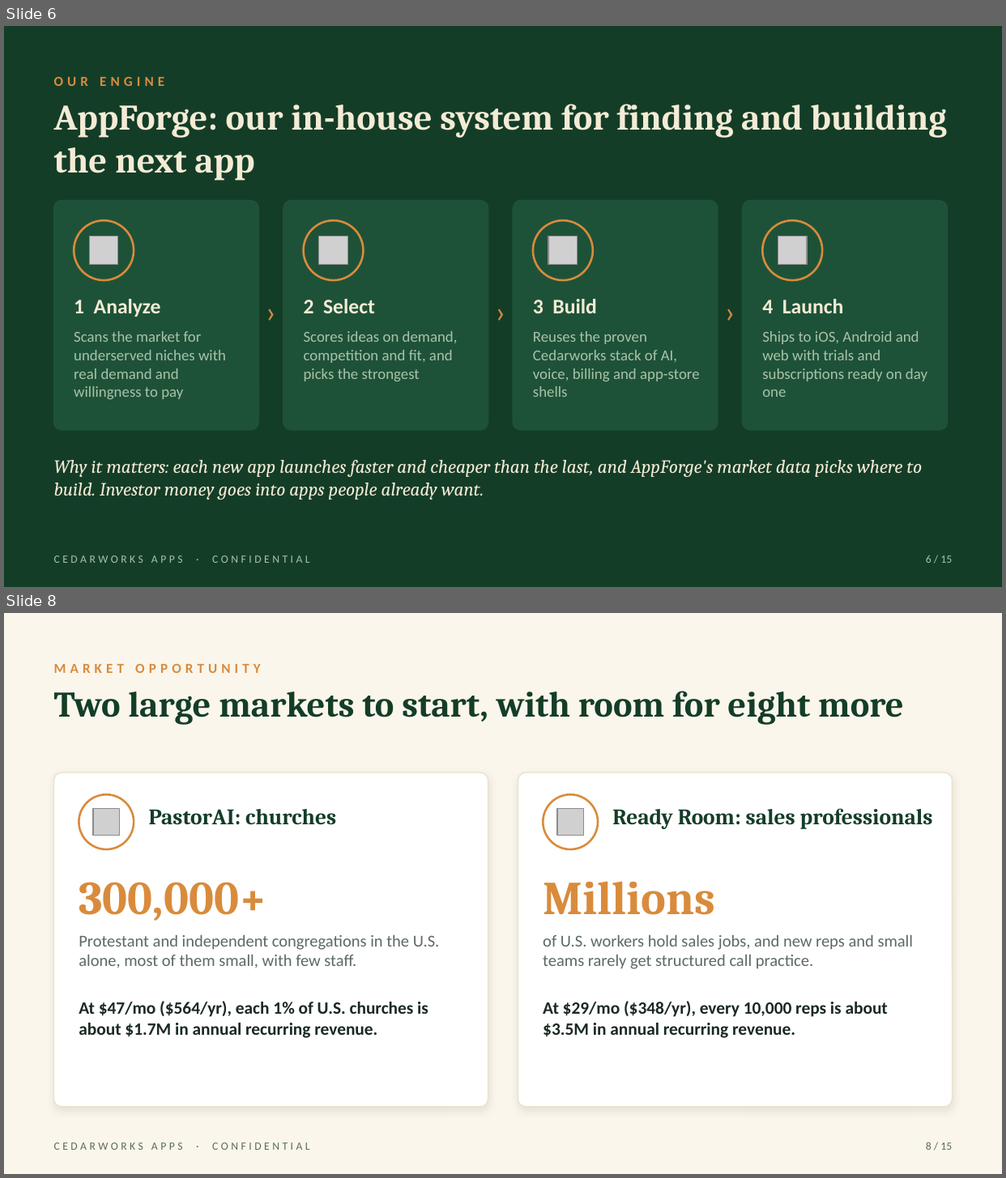
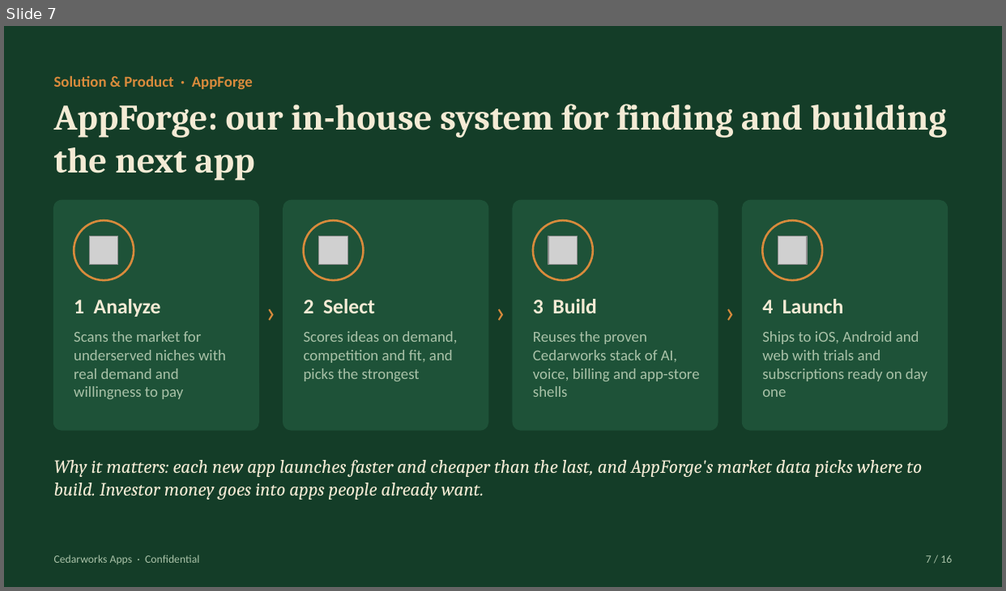
Before and after one commit to Pastorai1/Cedarworksapps, a slide deck: pitch-deck/Cedarworks-Apps-Pitch-Deck.pptx. Shown one above the other, each under a label of ours: slides 6 and 8 before the commit, slide 7 after it; the slides between them are not shown. The pictures are 1006x1178 and 1006x591 pixels, drawn with LibreOffice and Linux fonts; fonts in the diff are those of the drawing; grey boxes stand for pictures. Boxes give left, top, right and bottom in pixels: in the first picture for what was removed or moved away, otherwise in the second. Text is boxed around its words. In the diff, an @@ line names an element or a change of style, - is before the commit and + after.

```diff
--- a/pitch-deck/Cedarworks-Apps-Pitch-Deck.pptx
+++ b/pitch-deck/Cedarworks-Apps-Pitch-Deck.pptx
@@ slide 8 removed at [4,613,1002,1174], background #FAF6EC @@
@@ text removed at [54,664,261,673] @@
-MARKET OPPORTUNITY
@@ text removed at [54,691,904,725] @@
-Two large markets to start, with room for eight more
@@ rounded rectangle removed at [54,773,488,1107] @@
@@ rounded rectangle removed at [518,773,952,1107] @@
@@ ellipse removed at [79,794,134,850] @@
@@ ellipse removed at [543,794,598,850] @@
@@ picture removed at [93,808,119,835] @@
@@ text removed at [149,809,336,825] @@
-PastorAI: churches
@@ picture removed at [557,808,583,835] @@
@@ text removed at [612,808,933,829] @@
-Ready Room: sales professionals
@@ text removed at [79,882,266,921] @@
-300,000+
@@ text removed at [543,881,715,915] @@
-Millions
@@ text removed at [79,935,440,969] @@
-Protestant and independent congregations in the U.S. alone, most of them small, with few staff.
@@ text removed at [543,935,914,969] @@
-of U.S. workers hold sales jobs, and new reps and small teams rarely get structured call practice.
@@ text removed at [79,1001,428,1038] @@
-At $47/mo ($564/yr), each 1% of U.S. churches is about $1.7M in annual recurring revenue.
@@ text removed at [543,1001,888,1038] @@
-At $29/mo ($348/yr), every 10,000 reps is about $3.5M in annual recurring revenue.
@@ text removed at [54,1143,310,1150] @@
-CEDARWORKS APPS · CONFIDENTIAL
@@ text removed at [926,1142,952,1150] @@
-8 / 15
@@ what was slide 6 is now slide 7 @@
@@ slide 7 changed as well @@
@@ text at [54,76,253,89]: text changed; size 10 to 11 pt @@
-OUR ENGINE
+Solution & Product · AppForge
@@ text at [54,555,199,565]: text changed @@
-CEDARWORKS APPS · CONFIDENTIAL
+Cedarworks Apps · Confidential
@@ text at [926,556,952,563]: text changed @@
-6 / 15
+7 / 16
```
Also in this commit, not shown: 11 other slides changed, 4 slides added, 2 other slides removed, 3 other files.
